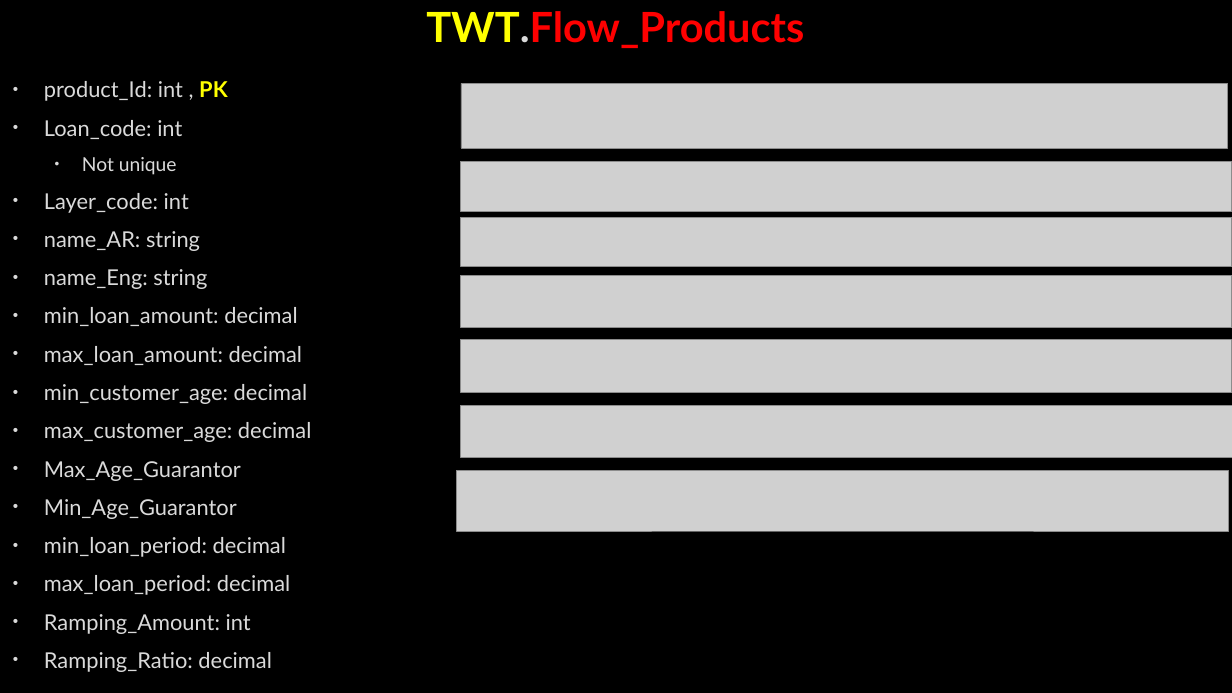
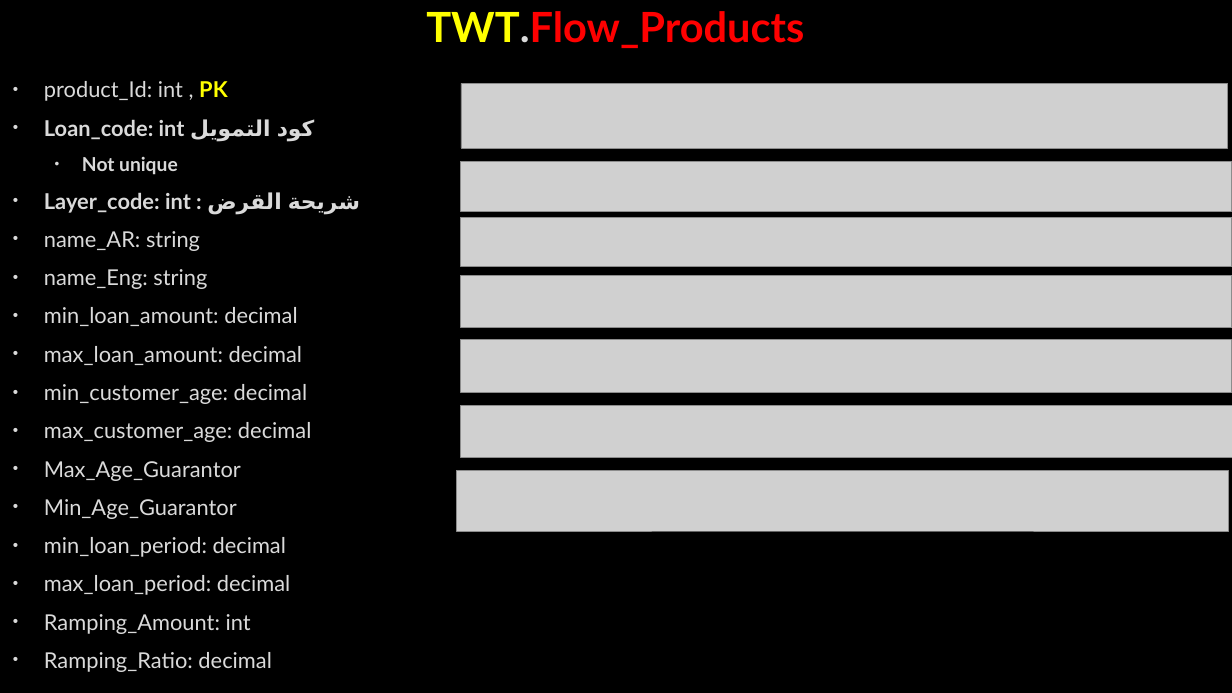
Before and after one commit to AhmedMohamedSamir1/Summary, a slide deck: slide 60 of Dot Net/Business.pptx (slide 58 before the commit). Drawn at 1232x693 pixels with LibreOffice and Linux fonts; fonts in the diff are those of the drawing; grey boxes stand for pictures; background and template pictures are left out. Boxes give left, top, right and bottom in pixels: in the first picture for what was removed or moved away, otherwise in the second. Text is boxed around its words. In the diff, an @@ line names an element or a change of style, - is before the commit and + after.

```diff
--- a/Dot Net/Business.pptx
+++ b/Dot Net/Business.pptx
@@ text at (44, 119, 315, 141): text changed; bold on @@
-• Loan_code: int
+• Loan_code: int كود التمويل
@@ text at (82, 157, 178, 175): bold on in "Not unique" @@
@@ text at (44, 192, 360, 214): text changed; bold on @@
-• Layer_code: int
+• Layer_code: int : شريحة القرض
```
Also in this commit, not shown: 9 other slides changed, 17 slides added, 7 slides removed, 3 other files.
